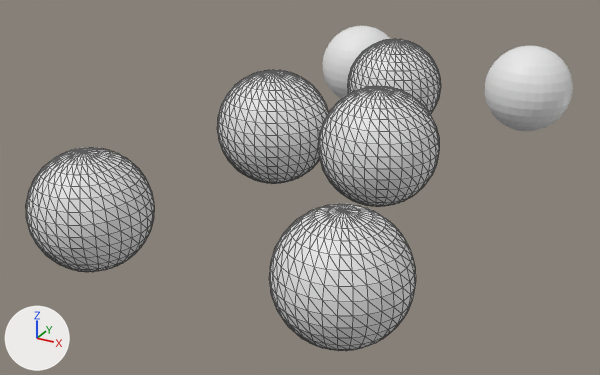
An edit to the glTF model gltfs/vehicles/common/physics.glb, drawn before and after from the same camera.
Rendered twice from a 50 mm lens placed at (1.872, -3.799, 1.922), pointed at (-0.18, -0.068, 0.057). Arrows for +X, +Y and +Z are at lower left; the lights stay in place. The picture after the commit comes second. Mesh edges are drawn as thin lines on the coarser meshes. Where no turn or scale is listed for an object, it has been applied to the vertices.

In view in the first picture: 'Physics.Body.CB', 'Physics.Body.CL', 'Physics.Body.CR', 'Physics.Wheel.FL', 'Physics.Wheel.FR', 'Physics.Wheel.RL', 'Physics.Wheel.RR'.
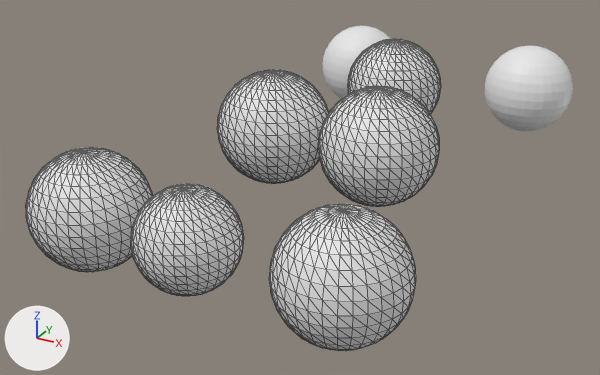
Location of each change, (x1, y1, x2, y2) in pixels of the pictures (600 x 375 px):
'Physics.Body.FC', added: after (131, 184, 244, 296)

The change in detail:
Mesh me_sphere_008 is new.
It is a UV sphere (32 segments, 16 rings, poles along z) spanning x -0.23..0.23, y -0.23..0.23, z -0.23..0.23.
Object 'Physics.Body.FC' (ob_physics_body_fc) is new; it shows me_sphere_008.
Its location is (0.0, -1.352, 0.353).
